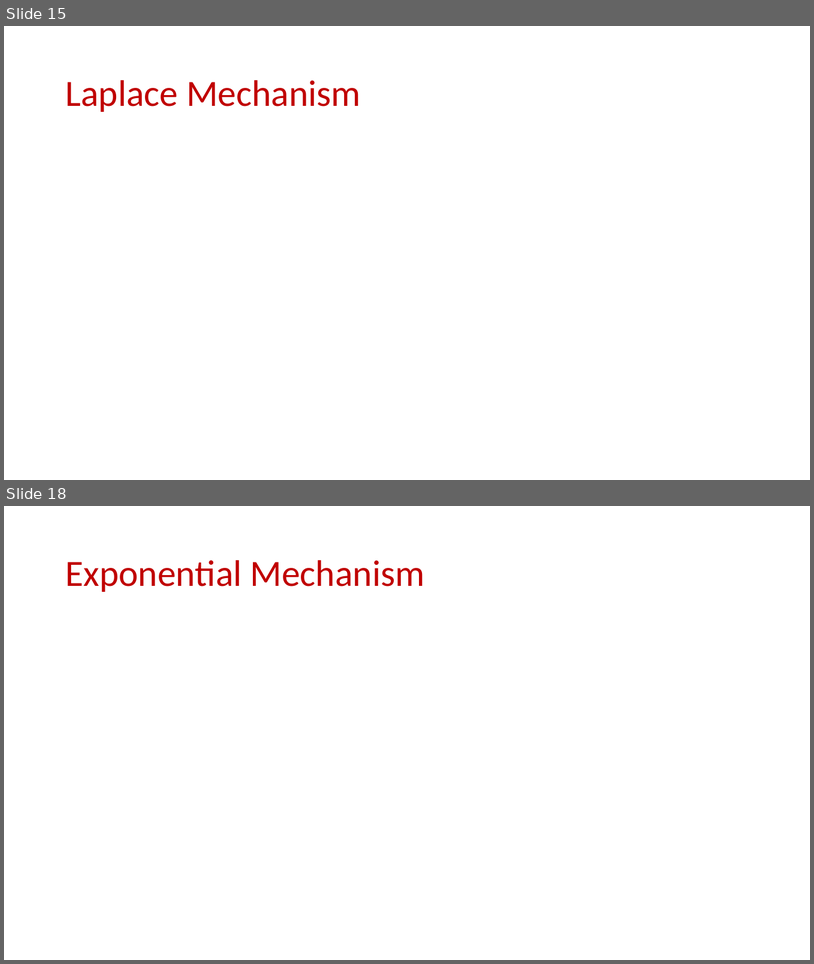
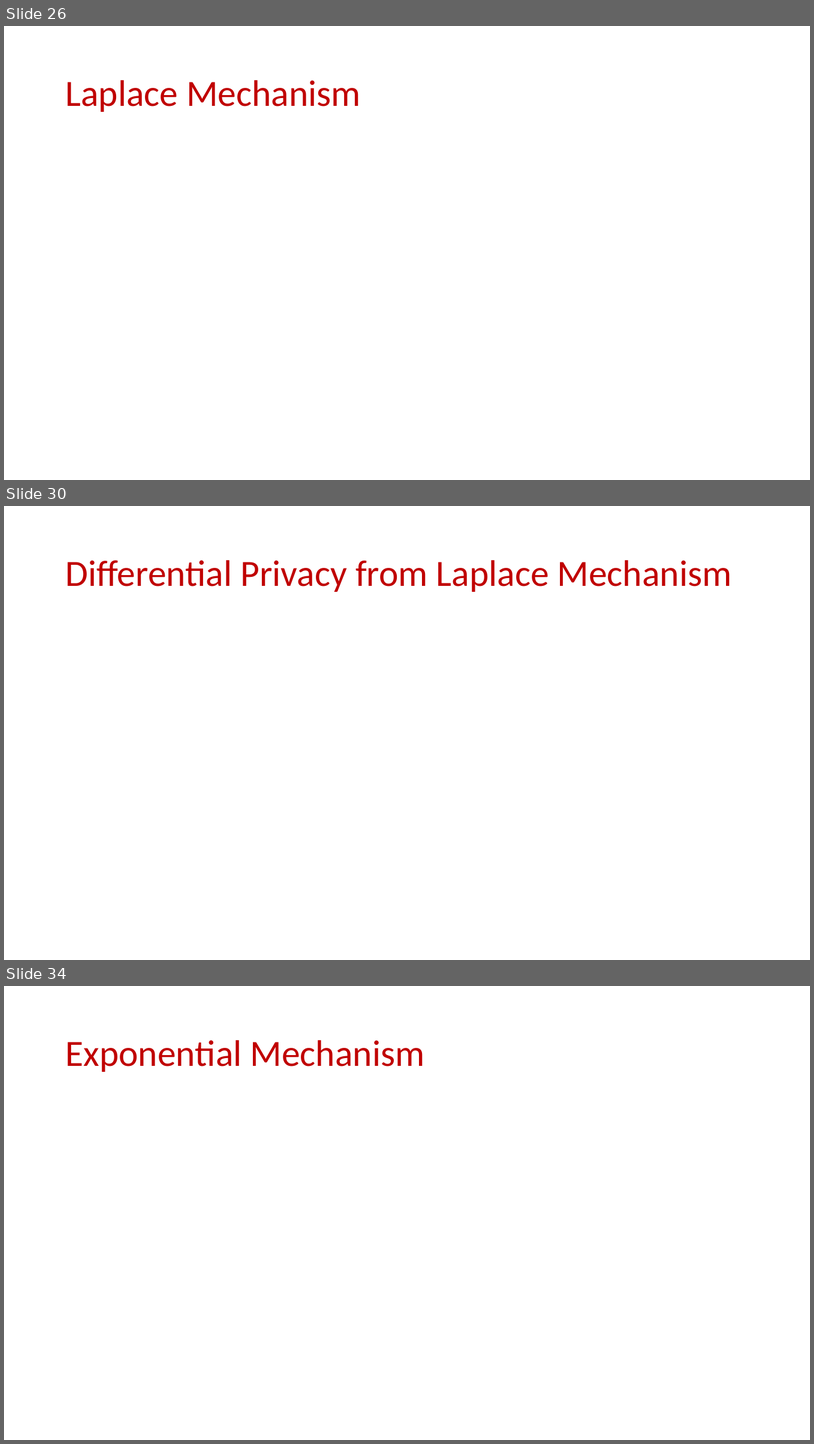
Before and after one commit to samsonzhou/samsonzhou.github.io, a slide deck: CSCE658-S24/L20.pptx. Shown one above the other, each under a label of ours: slides 15 and 18 before the commit, slides 26, 30 and 34 after it; the slides between them are not shown. The pictures are 814x964 and 814x1444 pixels, drawn with LibreOffice and Linux fonts; fonts in the diff are those of the drawing; grey boxes stand for pictures. Boxes give left, top, right and bottom in pixels: in the first picture for what was removed or moved away, otherwise in the second. Text is boxed around its words. In the diff, an @@ line names an element or a change of style, - is before the commit and + after.

```diff
--- a/CSCE658-S24/L20.pptx
+++ b/CSCE658-S24/L20.pptx
@@ slide 30 added at box(4, 506, 810, 960), background #FFFFFF @@
@@ title added at box(65, 560, 732, 592), 44 pt, text #C00000 @@
+Differential Privacy from Laplace Mechanism
@@ what was slide 15 is now slide 26 @@
@@ what was slide 18 is now slide 34 @@
```
Also in this commit, not shown: 2 slides changed, 19 other slides added.
